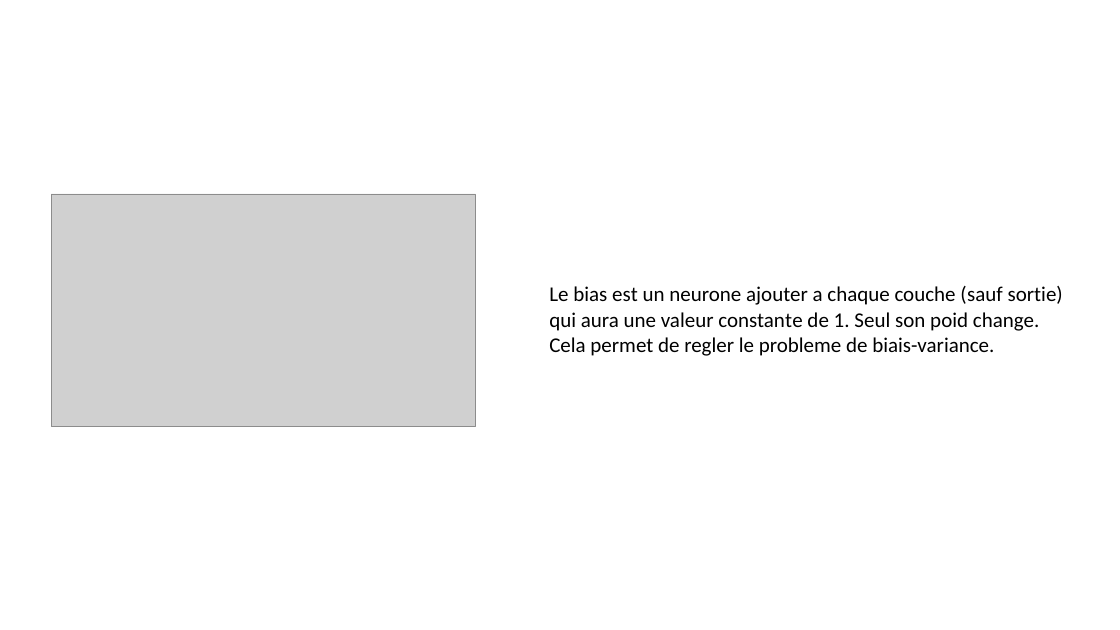
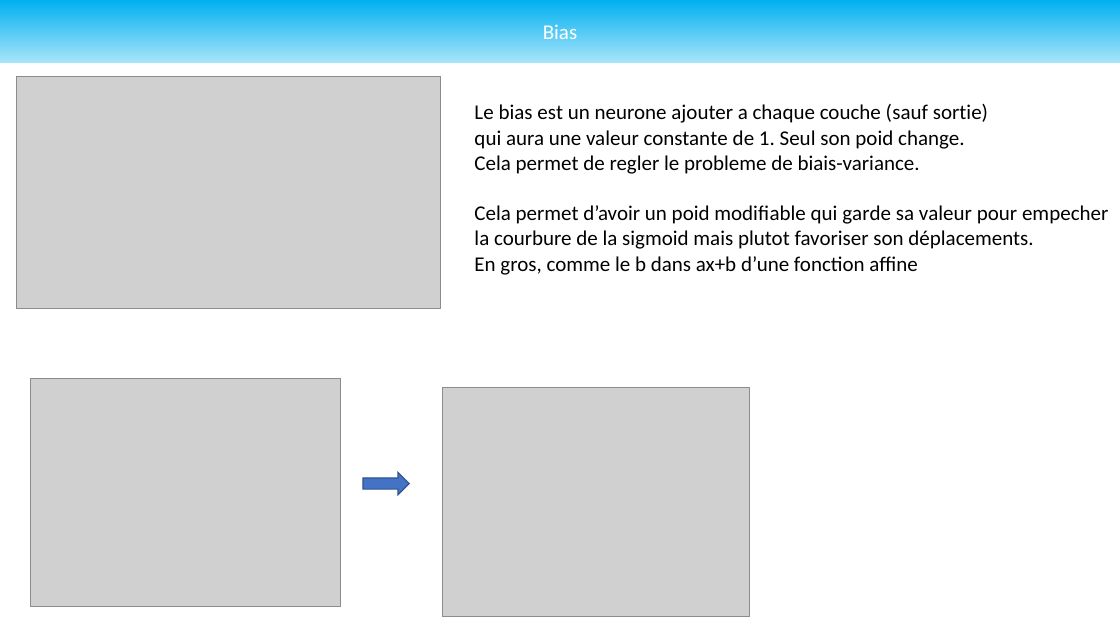
Before and after one commit to Undefined-Team/ProtoDeep-old, a slide deck: slide 10 of Docs/Draft/Draft_Struct.pptx. Drawn at 1120x630 pixels with LibreOffice and Linux fonts; fonts in the diff are those of the drawing; grey boxes stand for pictures. Boxes give left, top, right and bottom in pixels: in the first picture for what was removed or moved away, otherwise in the second. Text is boxed around its words. In the diff, an @@ line names an element or a change of style, - is before the commit and + after.

Commit message:
salut

```diff
--- a/Docs/Draft/Draft_Struct.pptx
+++ b/Docs/Draft/Draft_Struct.pptx
@@ rectangle added at <box>0,0,1120,62</box>, fill gradient #00B0F0 to #A6E4FA, 18 pt, text #FFFFFF @@
+Bias
@@ picture: place and size @@
-picture at <box>51,194,476,427</box>
+picture at <box>17,76,441,309</box>
@@ text "Le bias est un neurone ...": place and size @@
-text "Le bias est un neurone ..." at <box>549,286,1063,356</box>
+text "Le bias est un neurone ..." at <box>474,104,1108,275</box>
@@ text at <box>474,205,1108,275</box>: paragraphs added @@
+Cela permet d’avoir un poid modifiable qui garde sa valeur pour empecher
+la courbure de la sigmoid mais plutot favoriser son déplacements.
+En gros, comme le b dans ax+b d’une fonction affine
@@ picture added at <box>30,379,341,607</box> @@
@@ picture added at <box>443,387,749,618</box> @@
@@ right arrow added at <box>363,472,409,495</box>, fill #4472C4, outline #325491 1 pt @@
```
